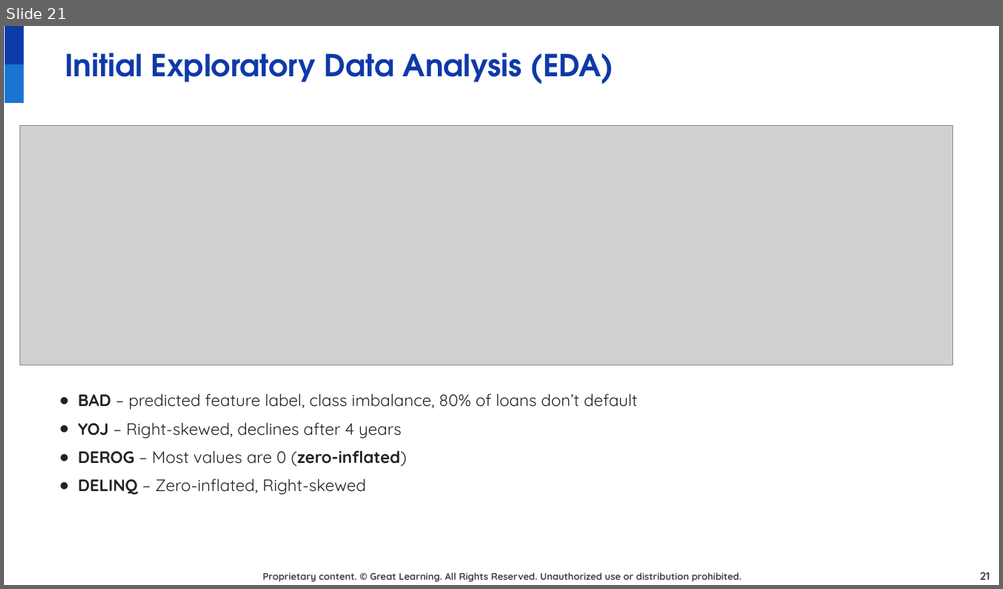
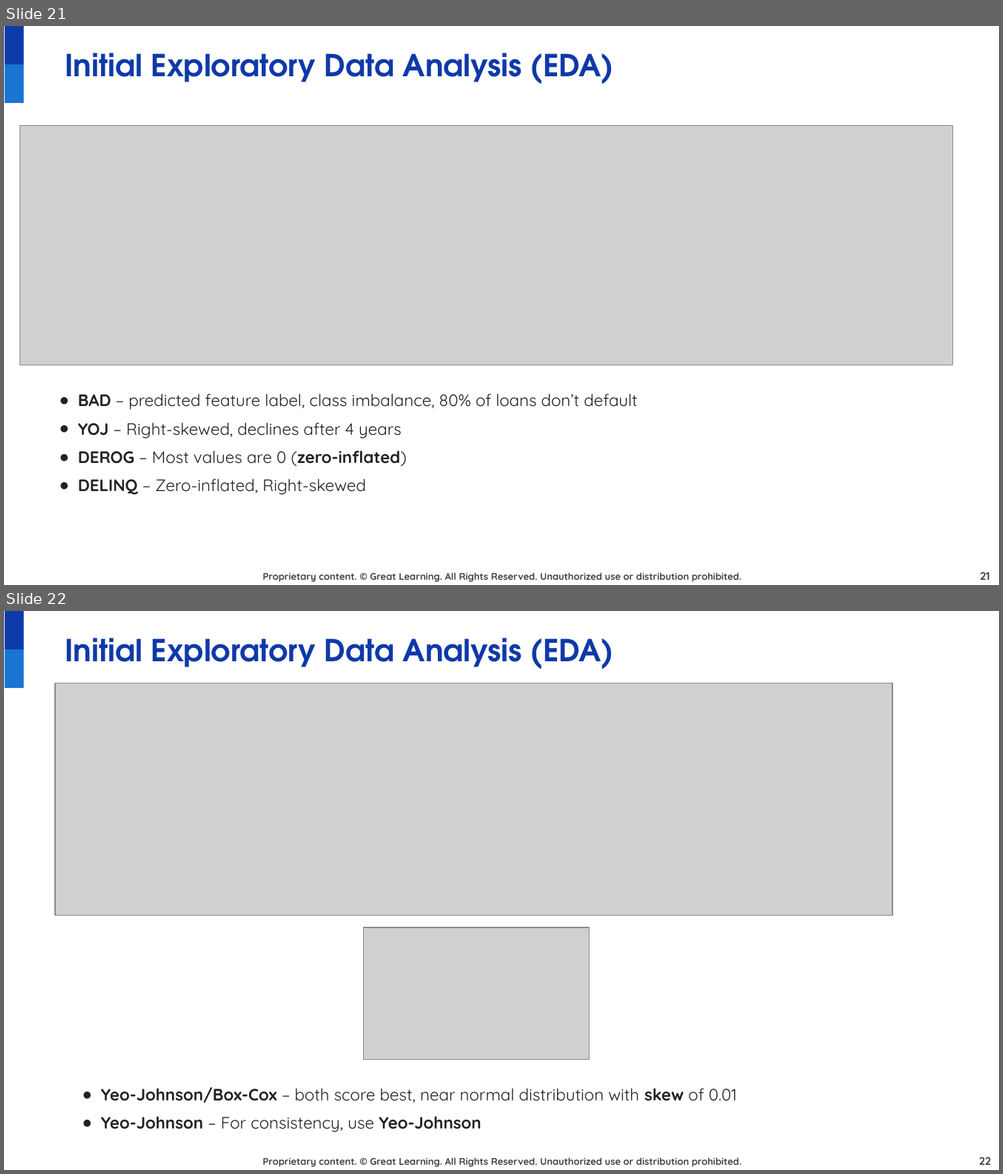
Before and after one commit to juanbucz/GreatLearning-TermProjects, a slide deck: Neural Networks - Loan Default/Loan Default Prediction Presentation - Business Interpretation - John Buczkowski.pptx. Shown one above the other, each under a label of ours: slide 21 before the commit, slides 21 and 22 after it. The pictures are 1003x589 and 1003x1174 pixels, drawn with LibreOffice and Linux fonts; fonts in the diff are those of the drawing; grey boxes stand for pictures; background and template pictures are left out. Boxes give left, top, right and bottom in pixels: in the first picture for what was removed or moved away, otherwise in the second. Text is boxed around its words. In the diff, an @@ line names an element or a change of style, - is before the commit and + after.

Commit message:
GL NN Loan Default Prediction Presentation - EDA - added Normalization analysis

```diff
--- a/Neural Networks - Loan Default/Loan Default Prediction Presentation - Business Interpretation - John Buczkowski.pptx
+++ b/Neural Networks - Loan Default/Loan Default Prediction Presentation - Business Interpretation - John Buczkowski.pptx
@@ slide 22 added at (x1=4, y1=611, x2=999, y2=1170), background #FFFFFF; not listed: 3 template elements that a slide beside it also shows @@
@@ text added at (x1=65, y1=638, x2=614, y2=669), 22 pt, text #0E39A9, bold @@
+Initial Exploratory Data Analysis (EDA)
@@ picture added at (x1=55, y1=684, x2=892, y2=915) @@
@@ picture added at (x1=363, y1=928, x2=589, y2=1060) @@
@@ text added at (x1=101, y1=1088, x2=737, y2=1133), 12 pt, text #222222 @@
+● Yeo-Johnson/Box-Cox – both score best, near normal distribution with skew of 0.01
+● Yeo-Johnson – For consistency, use Yeo-Johnson
@@ page number added at (x1=979, y1=1157, x2=990, y2=1165), 8 pt, text #434343, bold @@
+22
```
Also in this commit, not shown: 9 other slides added.
